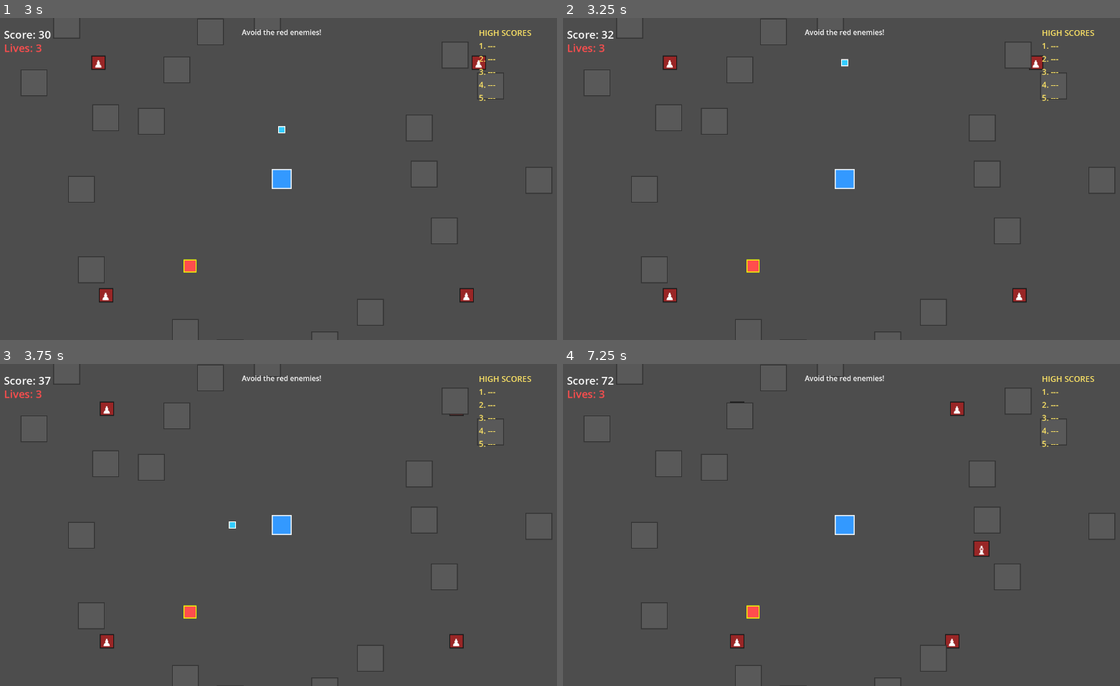
Above: before the commit, frames 1-4 (two rows, left to right).
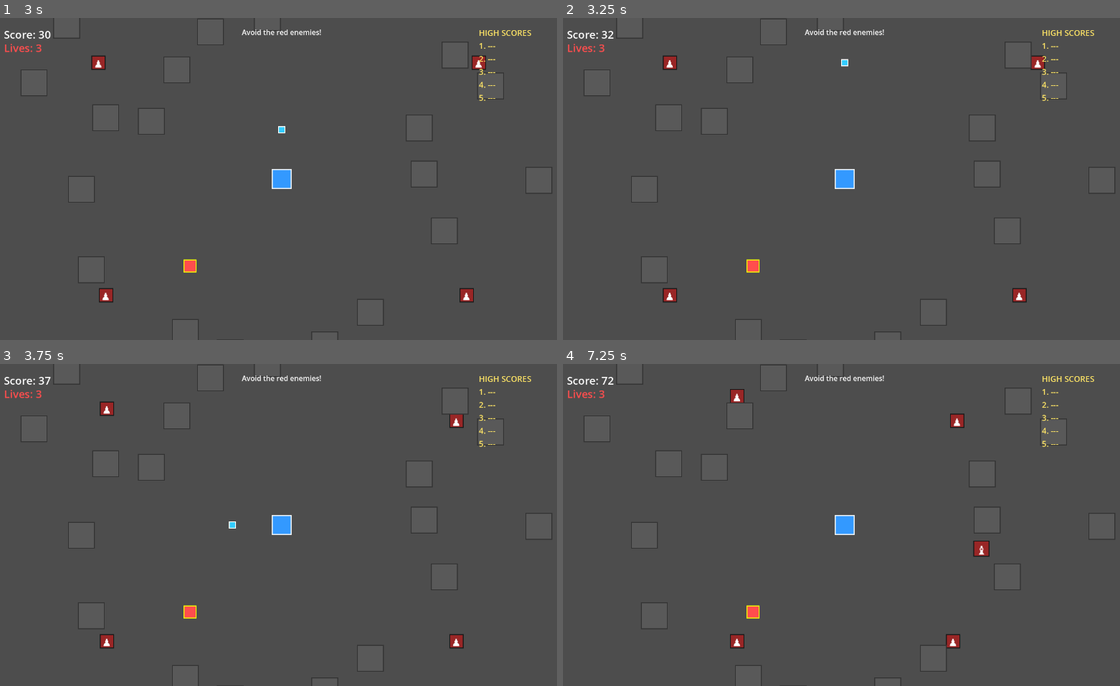
Above: after the commit, the same moments.

Repository: aryavolkan/evolve
Game: Godot game, scene res://main.tscn
The game is run twice, just before and just after one commit, with the same random seed, the same clock (stepped at 60 frames per second) and the same inputs.
Inputs:
- Up to frame 1 (3 s): tap Enter (ui_accept) at 0.5, 0.77, 1.52 s; hold D (shoot_right) 0.53-1.28 s; hold S (shoot_down) 1.28-2.03 s; hold D (shoot_right) 2.03-2.78 s; hold W (shoot_up) from 2.78 s (still down)
- Up to frame 2 (3.25 s): keep holding W (shoot_up); tap Enter (ui_accept) at 3.02 s
- Up to frame 3 (3.75 s): release W (shoot_up) at 3.53 s; hold A (shoot_left) from 3.53 s (still down)
- Up to frame 4 (7.25 s): tap Enter (ui_accept) at 3.77, 4.52, 5, 6.02, 6.77 s; release A (shoot_left) at 5.03 s; hold S (shoot_down) 5.03-5.78 s; hold D (shoot_right) 5.78-6.53 s; hold W (shoot_up) from 6.53 s (still down)

Frame 1 is identical in both runs. In frame 2, less than 0.1% of the frame differs, in the area x 83-87%, y 11-17%; in frame 3, 0.1%; in frame 4, 0.4%, in the area x 29-73%, y 7-89%.

Commit message:
Fix enemies passing through obstacles
Update enemy collision_mask from 1 to 5 to include obstacle layer (4),
so enemies now properly collide with obstacles.

Co-Authored-By: Claude Opus 4.5 <noreply@anthropic.com>

Diff:
--- a/enemy.tscn
+++ b/enemy.tscn
@@ -7,7 +7,7 @@
 
 [node name="Enemy" type="CharacterBody2D" groups=["enemy"]]
 collision_layer = 2
-collision_mask = 1
+collision_mask = 5
 script = ExtResource("1_enemy")
 
 [node name="Border" type="ColorRect" parent="."]
